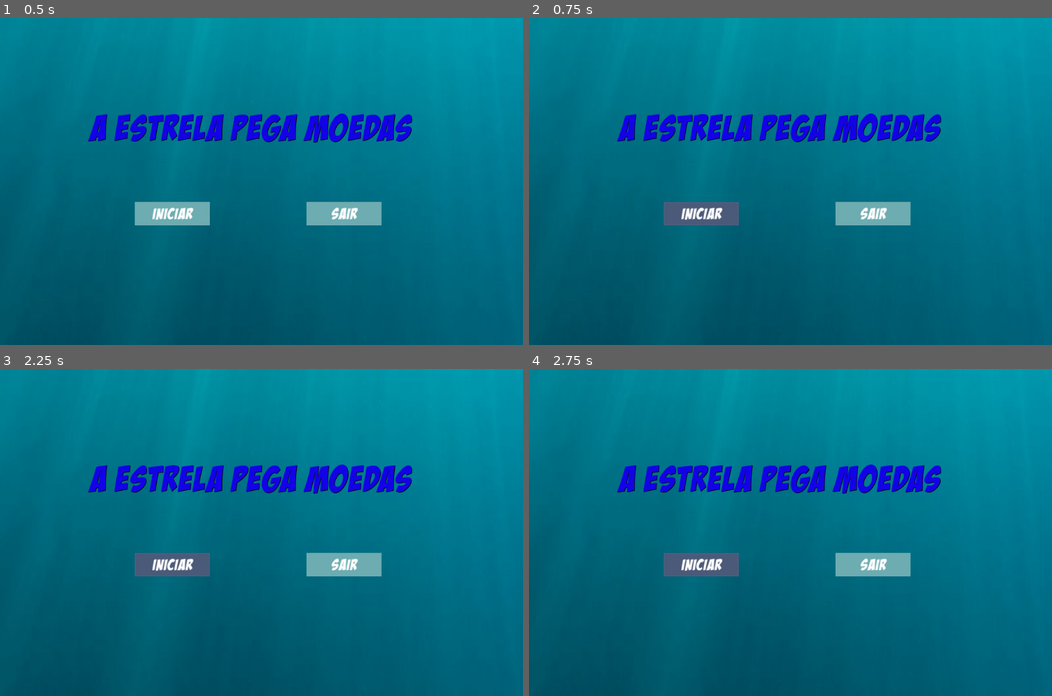
Above: before the commit, frames 1-4 (two rows, left to right).
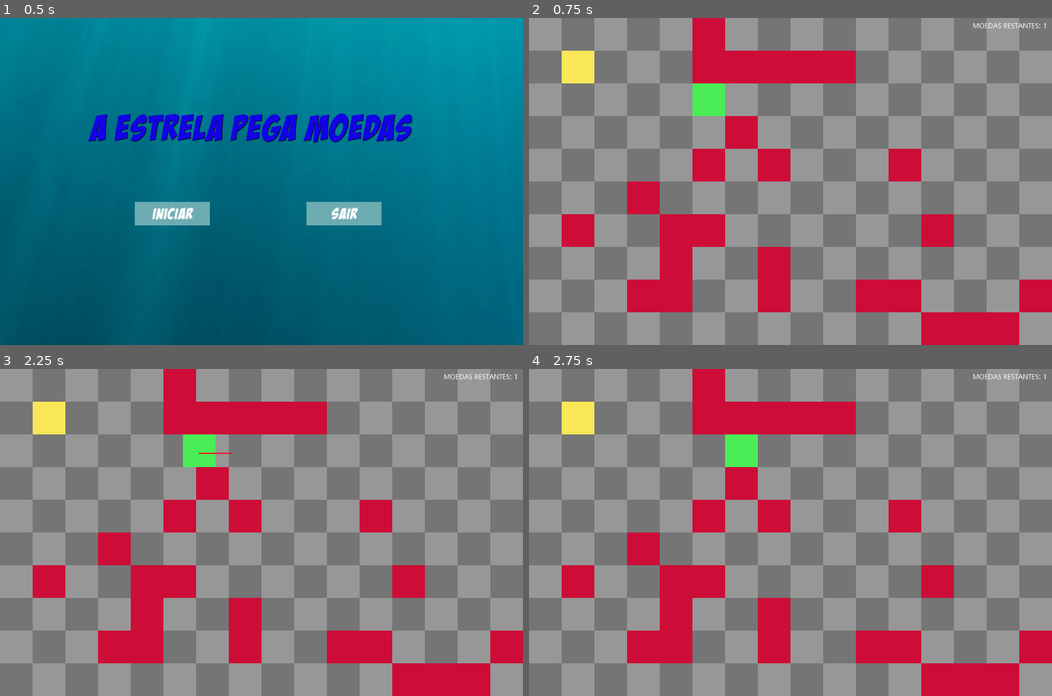
Above: after the commit, the same moments.

Repository: stallae/Guloso---IA-
Game: Godot game, scene res://Scenes/menu.tscn
The game is run twice, just before and just after one commit, with the same random seed, the same clock (stepped at 60 frames per second) and the same inputs.
Inputs (mouse positions are in pixels of both pictures, inside the frame that each line leads up to):
- Up to frame 1 (0.5 s): no input
- Up to frame 2 (0.75 s): click "iniciar" at 0.5 s
- Up to frame 3 (2.25 s): click (172, 565) at 1.25 s, where only the run before the commit has a clickable "iniciar"; tap Enter at 2 s; hold Right (ui_right) from 2.03 s (still down)
- Up to frame 4 (2.75 s): keep holding Right (ui_right)

Frame 1 is identical in both runs. In frame 2, 100% of the frame differs, in the area x 0-100%, y 0-100%; in frame 3, 100%; in frame 4, 100%.

Commit message:
bla

Diff:
--- a/Scenes/Grid.tscn
+++ b/Scenes/Grid.tscn
@@ -35,14 +35,16 @@
 
 [node name="Grid" type="Node2D"]
 
-[node name="TileMap" type="TileMap" parent="."]
+[node name="Navigation2D" type="Navigation2D" parent="."]
+
+[node name="TileMap" type="TileMap" parent="Navigation2D"]
 tile_set = SubResource( 1 )
 format = 1
 tile_data = PoolIntArray( 0, 0, 0, 1, 1, 0, 2, 0, 0, 3, 1, 0, 4, 0, 0, 5, 1, 0, 6, 0, 0, 7, 1, 0, 8, 0, 0, 9, 1, 0, 10, …(2057 unchanged characters)…
 script = ExtResource( 2 )
 obstacle_quantity = 30
 
-[node name="Label" type="Label" parent="."]
+[node name="Label" type="Label" parent="Navigation2D"]
 margin_top = 9.0
 margin_right = 1014.0
 margin_bottom = 575.0
--- a/Scripts/Grid.gd
+++ b/Scripts/Grid.gd
@@ -10,13 +10,19 @@
 var grid: Array = []
 
 export var obstacle_quantity: int
-export var coin_quantity: int = 5
+export var coin_quantity: int = 1
 
 onready var Obstacle = preload("res://Scenes/Obstacle.tscn")
 onready var Coin = preload("res://Scenes/Coin.tscn")
 onready var Player = preload("res://Scenes/Player.tscn")
 
 onready var label = get_parent().get_node("Label")
+
+var open = []
+var closed = []
+var start
+var end
+
 
 func _ready():
 
@@ -53,6 +59,7 @@
 	for pos in positions:
 		var new_obstacle = Coin.instance()
 		new_obstacle.position = map_to_world(pos) + half_tile_size
+		end = pos
 		grid[pos.x][pos.y] = TILE_TYPE.COIN
 		add_child(new_obstacle)
 
@@ -61,11 +68,30 @@
 	while player_pos in positions:
 		player_pos = Vector2(randi() % int(grid_size.x), randi() % int(grid_size.y))
 
+
 	var new_player = Player.instance()
 	new_player.connect("area_entered", self, "_on_Area2D_area_entered")
 	new_player.position = map_to_world(player_pos) + half_tile_size
 	grid[player_pos.x][player_pos.y] = TILE_TYPE.PLAYER
+	start = player_pos
 	add_child(new_player)
+
+
+func a_star():
+	open.append(start)
+
+	var neighbor = []
+
+	if(open.size() == 0):
+		print('sem solucao')
+	else:
+		while(open.size() > 0):
+			var lowest = 0
+			for i in open.size():
+				neighbor.append(heuristic(open[i], end))
+
+func heuristic(a, b):
+	pass
 
 func is_cell_vacant(pos, direction) -> bool:
 	#retorna se uma posiço esta vazia
--- a/Scripts/Iniciar.gd
+++ b/Scripts/Iniciar.gd
@@ -1,5 +1,5 @@
 extends Button
 
 func _on_Iniciar_pressed():
-	get_tree().change_scene("res://IsometricExample.tscn")
+	get_tree().change_scene("res://Scenes/Grid.tscn")
 	pass # Replace with function body.
